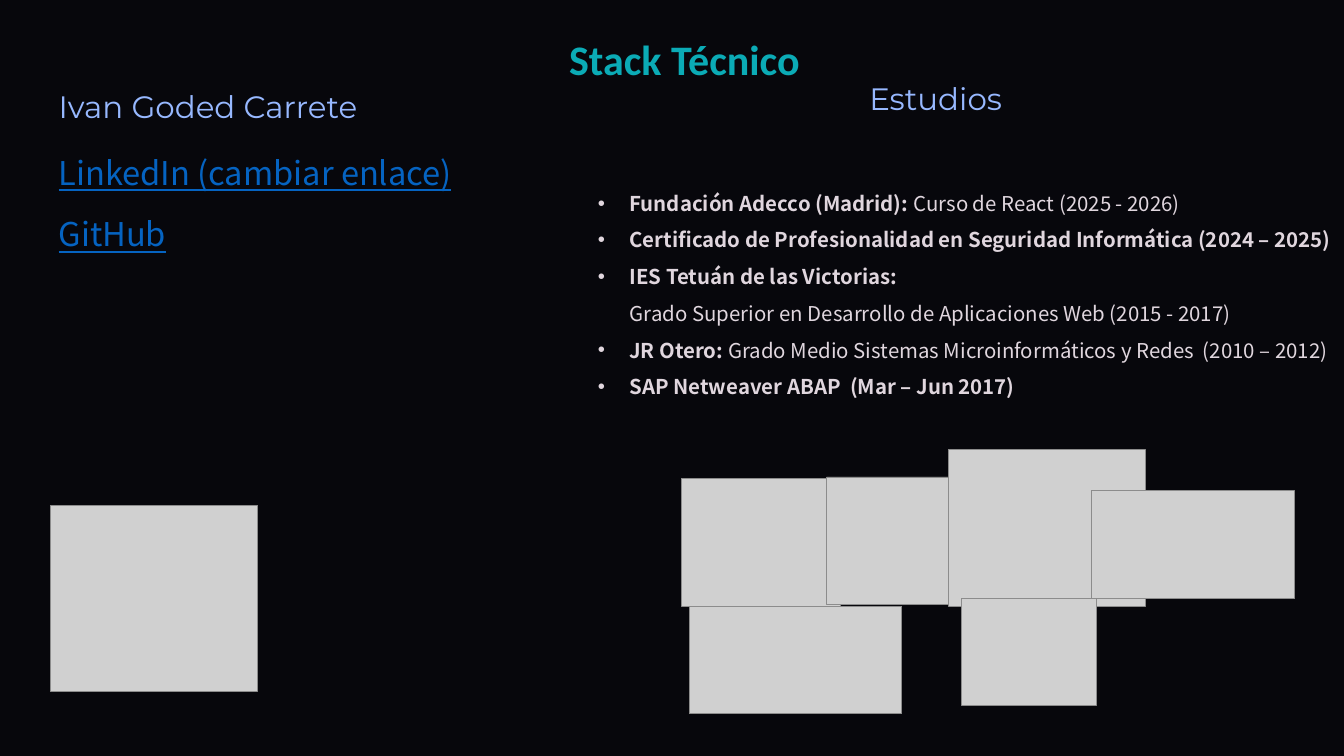
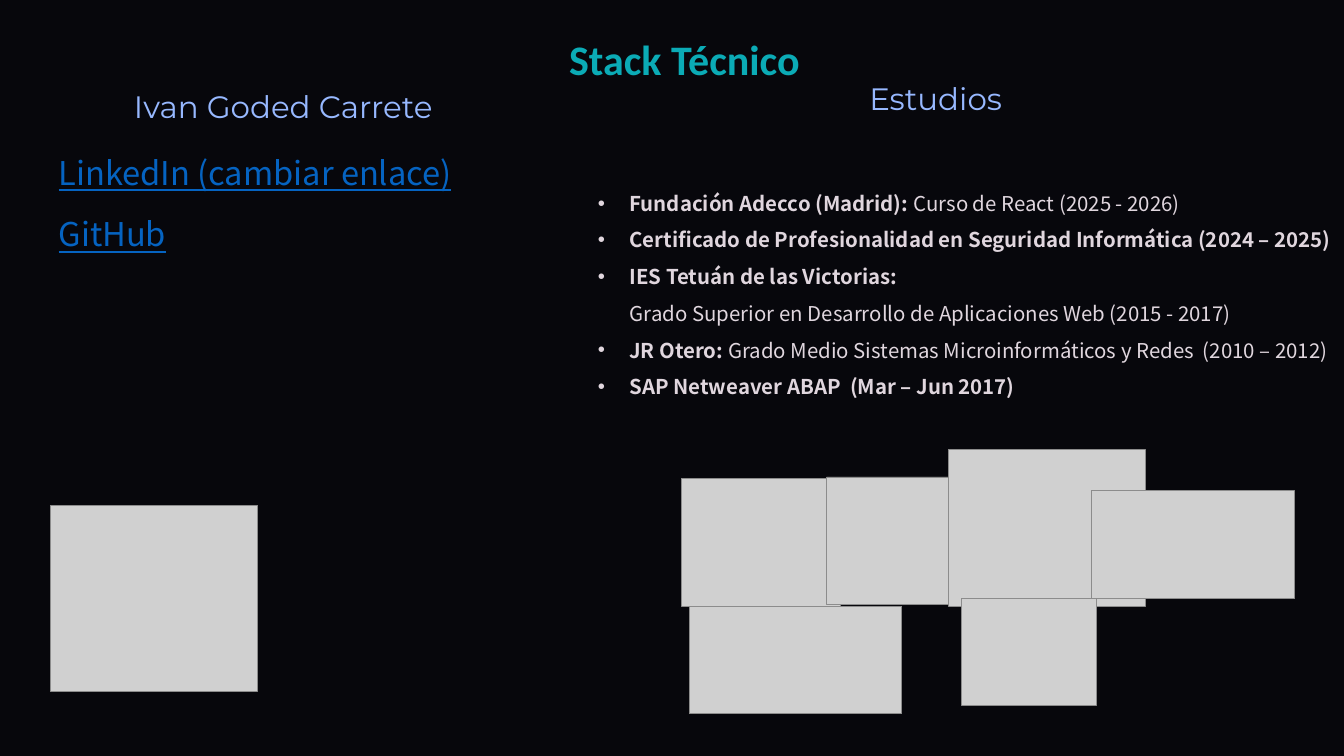
Before and after one commit to DavidCorredorMiguel/proyectogrupo2, a slide deck: slide 5 of Tech-and-Learn-Innovacion-y-Aprendizaje-en-E-commerce (1).pptx. Drawn at 1344x756 pixels with LibreOffice and Linux fonts; fonts in the diff are those of the drawing; grey boxes stand for pictures; background and template pictures are left out. Boxes give left, top, right and bottom in pixels: in the first picture for what was removed or moved away, otherwise in the second. Text is boxed around its words. In the diff, an @@ line names an element or a change of style, - is before the commit and + after.

```diff
--- a/Tech-and-Learn-Innovacion-y-Aprendizaje-en-E-commerce (1).pptx
+++ b/Tech-and-Learn-Innovacion-y-Aprendizaje-en-E-commerce (1).pptx
@@ text "Ivan Goded Carrete" at [134,95,433,118]: alignment left to centre @@
```
Also in this commit, not shown: 5 other slides changed, 1 other file.
